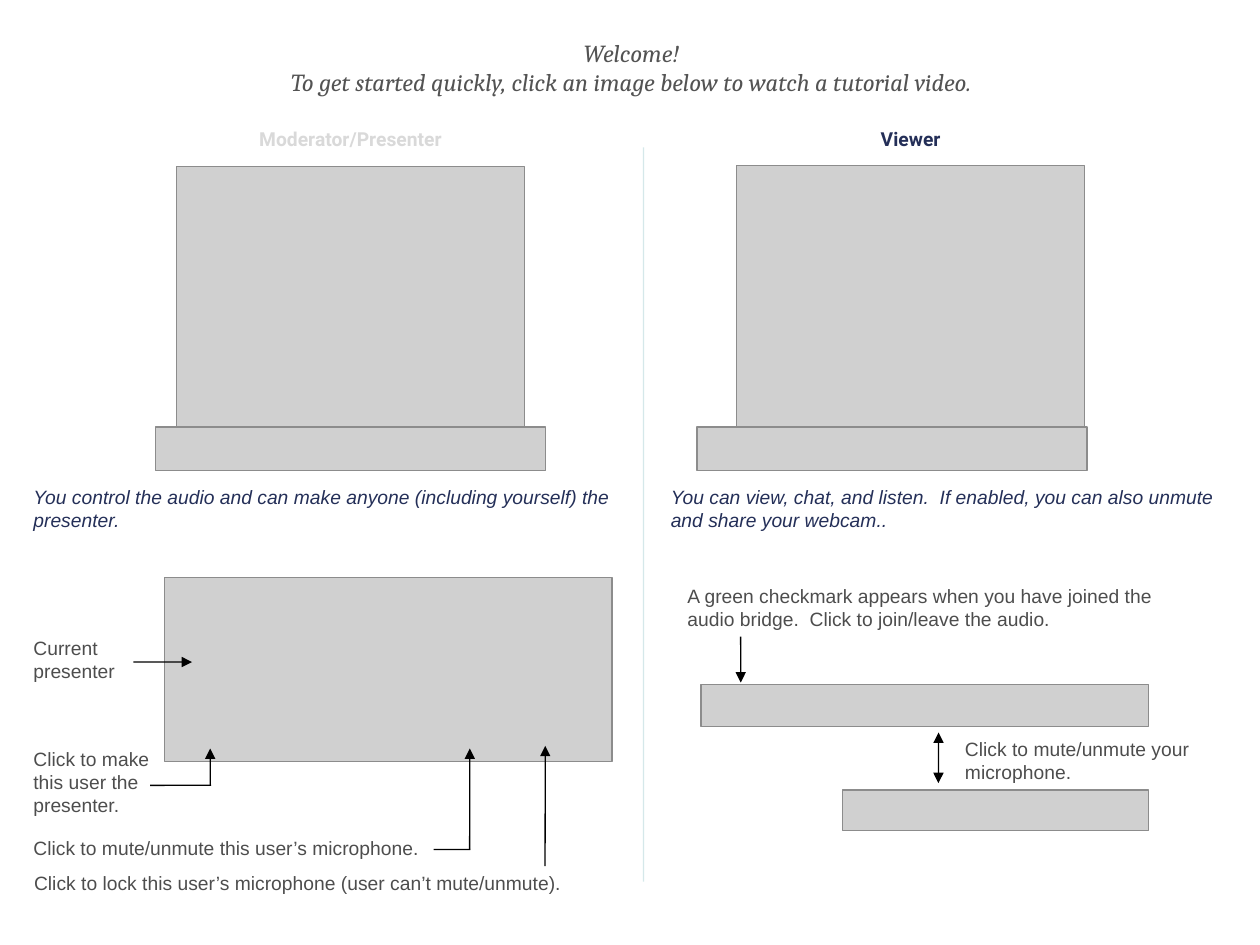
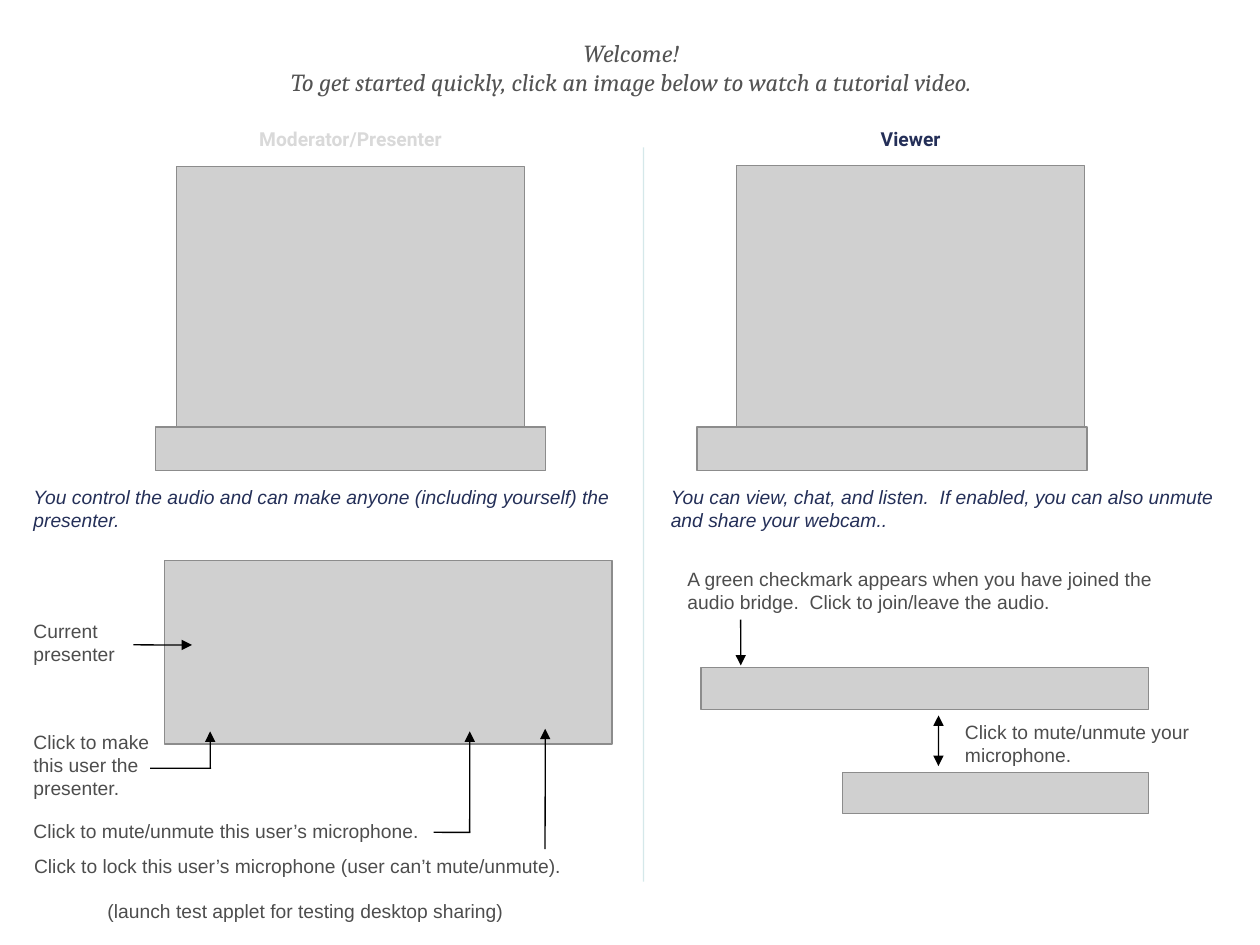
Before and after one commit to 0x01050/BigBlueButton, a slide deck: slide 1 of bigbluebutton-config/web/default.ppt. Drawn at 1260x945 pixels with LibreOffice and Linux fonts; fonts in the diff are those of the drawing; grey boxes stand for pictures; background and template pictures are left out. Boxes give left, top, right and bottom in pixels: in the first picture for what was removed or moved away, otherwise in the second. Text is boxed around its words. In the diff, an @@ line names an element or a change of style, - is before the commit and + after.

Commit message:
Updated defaut.pdf to have a link to test running a Java applet (for testing desktop sharing)

```diff
--- a/bigbluebutton-config/web/default.ppt
+++ b/bigbluebutton-config/web/default.ppt
@@ 4 arrows, 3 texts, 2 pictures, 2 lines, 1 double arrow moved together from (x1=33, y1=577, x2=1152, y2=894) to (x1=33, y1=561, x2=1152, y2=877) @@
@@ 3 texts, 1 picture, 1 arrow moved together from (x1=33, y1=641, x2=1189, y2=866) to (x1=33, y1=624, x2=1189, y2=849) @@
@@ text added at (x1=107, y1=904, x2=503, y2=922), 11 pt, text #4D4D4D @@
+(launch test applet for testing desktop sharing)
```
Also in this commit, not shown: 1 other file.
